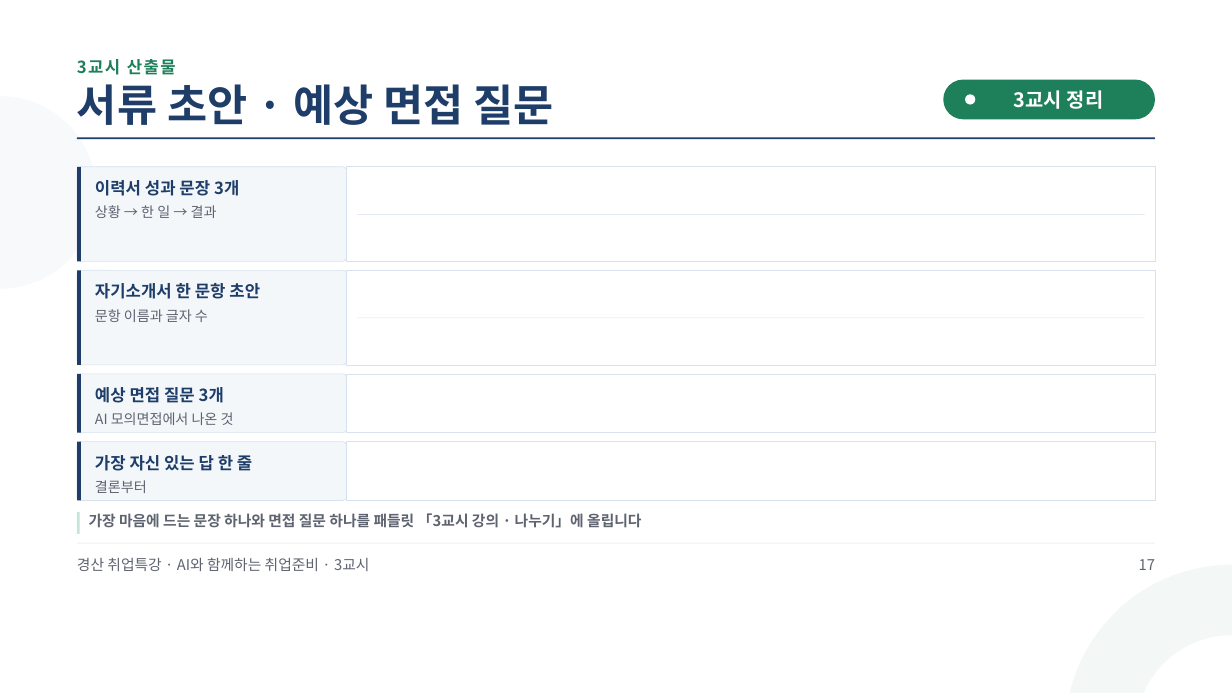
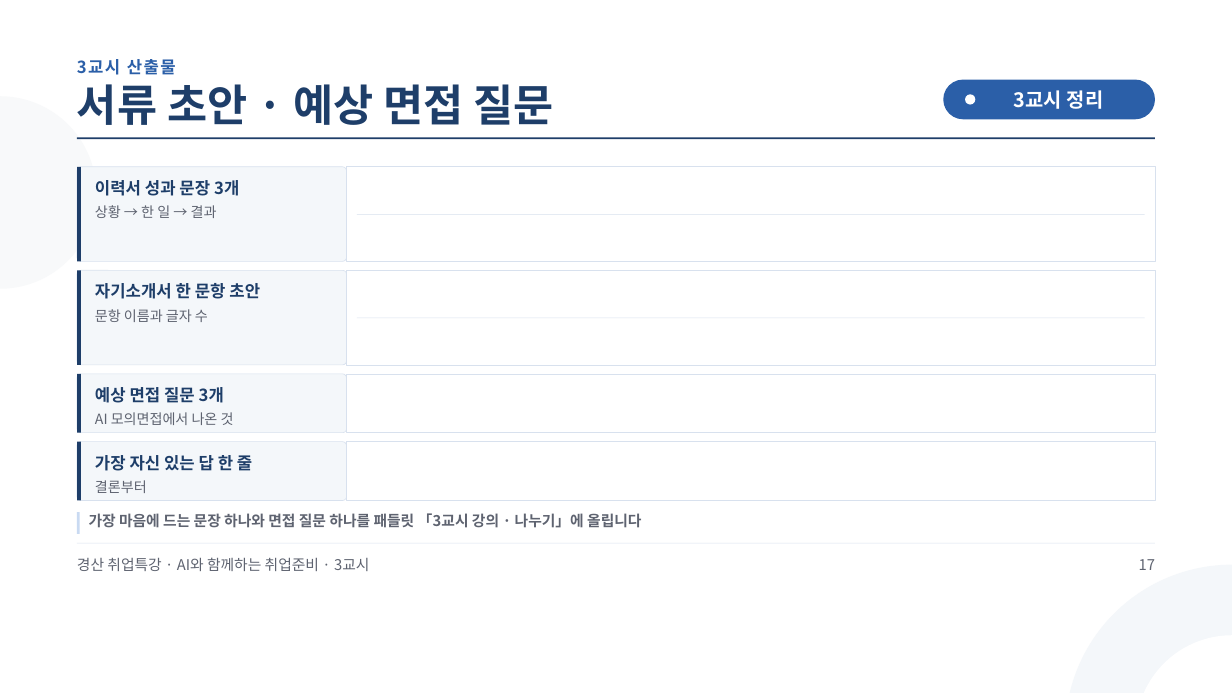
Before and after one commit to aebonlee/materials, a slide deck: slide 17 of gyeongsan/GSJOB2_3교시_강의_이력서_자기소개서_면접.pptx. Drawn at 1232x693 pixels with LibreOffice and Linux fonts; fonts in the diff are those of the drawing. Boxes give left, top, right and bottom in pixels: in the first picture for what was removed or moved away, otherwise in the second. Text is boxed around its words. In the diff, an @@ line names an element or a change of style, - is before the commit and + after.

```diff
--- a/gyeongsan/GSJOB2_3교시_강의_이력서_자기소개서_면접.pptx
+++ b/gyeongsan/GSJOB2_3교시_강의_이력서_자기소개서_면접.pptx
@@ text "3교시 산출물" at <box>77,59,176,75</box>: text colour #1E7F5B to #2B5FA8 @@
@@ rounded rectangle at <box>943,79,1155,120</box>: fill #1E7F5B to #2B5FA8 @@
@@ rectangle at <box>77,512,79,533</box>: fill #C3E6D8 to #C9DAF2 @@
```
Also in this commit, not shown: 18 other slides changed, 13 other files.
